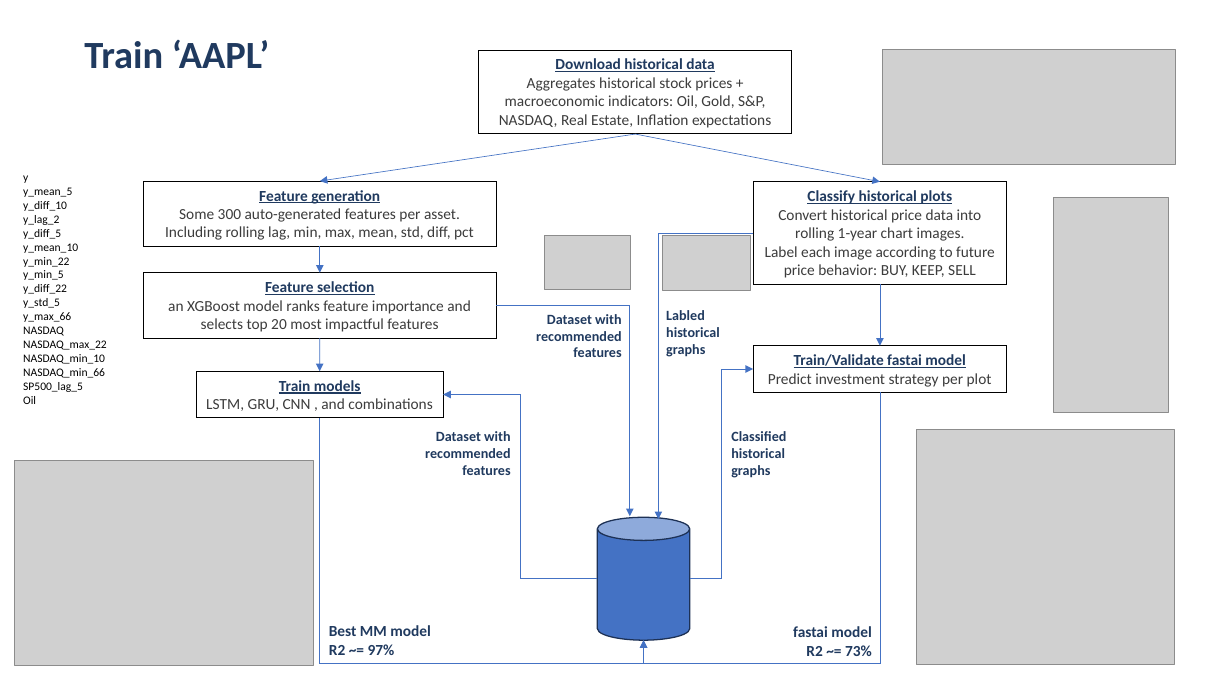
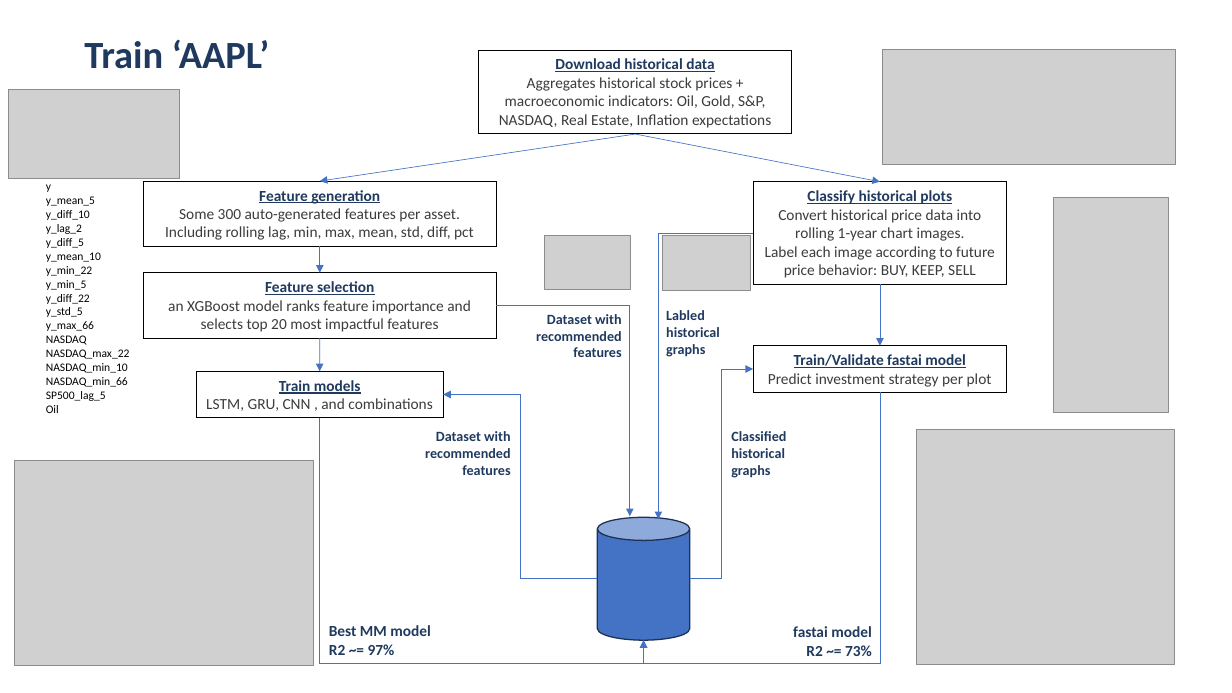
Before and after one commit to GuyRayOv/Stocks, a slide deck: slide 6 of Project Slides.pptx. Drawn at 1232x693 pixels with LibreOffice and Linux fonts; fonts in the diff are those of the drawing; grey boxes stand for pictures. Boxes give left, top, right and bottom in pixels: in the first picture for what was removed or moved away, otherwise in the second. Text is boxed around its words. In the diff, an @@ line names an element or a change of style, - is before the commit and + after.

```diff
--- a/Project Slides.pptx
+++ b/Project Slides.pptx
@@ picture added at <box>8,90,179,179</box> @@
@@ text "y": place and size @@
-text "y" at <box>23,175,107,404</box>
+text "y" at <box>46,184,130,413</box>
```
Also in this commit, not shown: 1 other slide changed.
